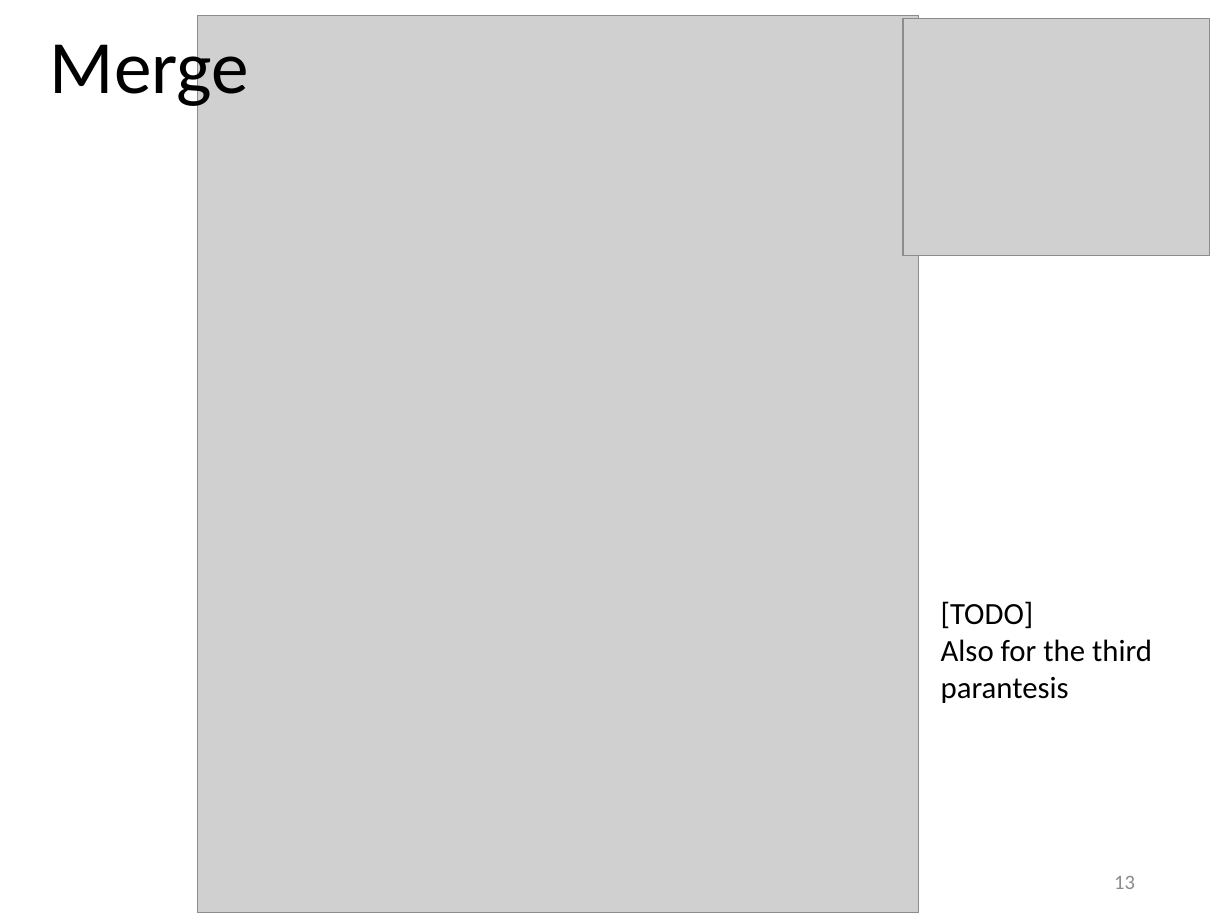
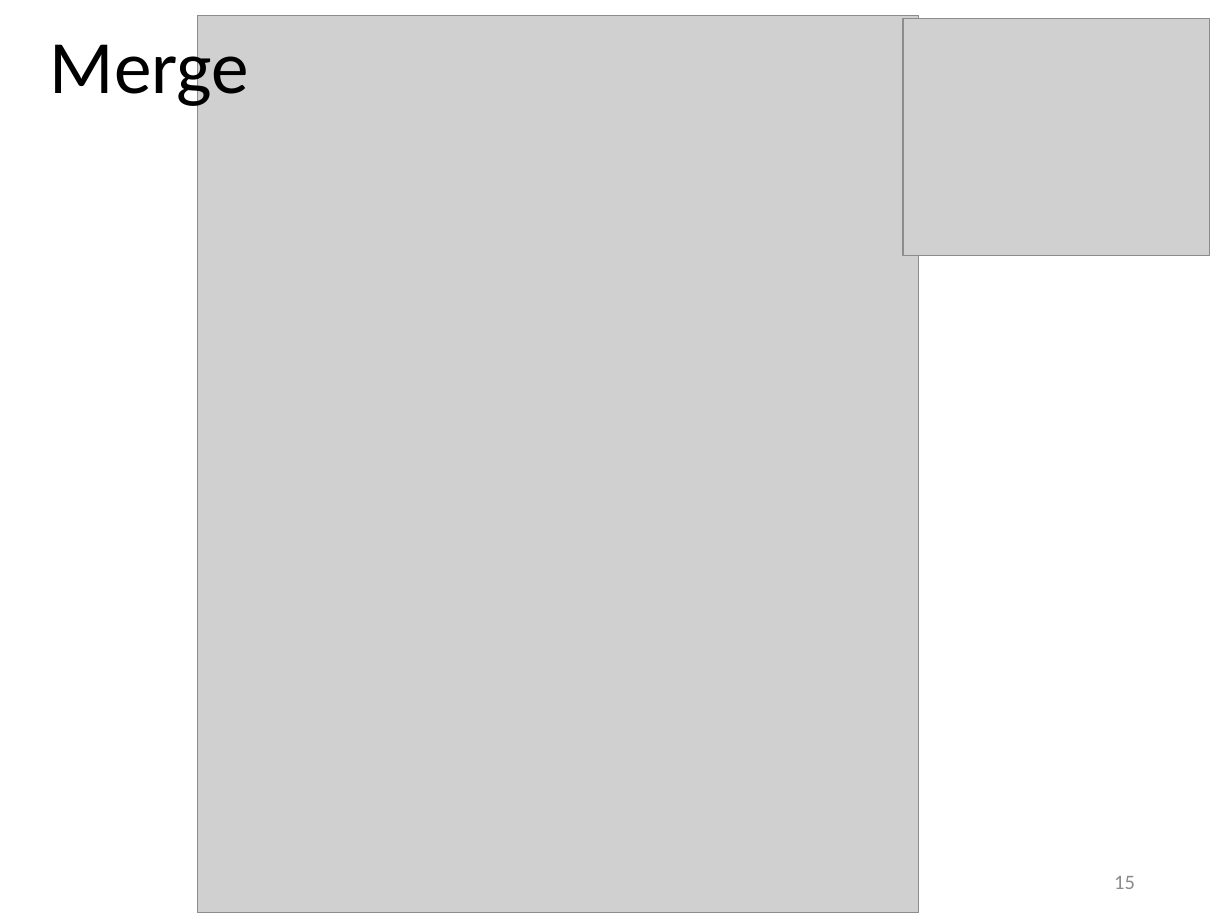
Before and after one commit to MatthiasDuerksen/Seminar_AlgCompressedGraphs, a slide deck: slide 15 of Talk/secondVersion/Talk_Duerksen_v2.pptx (slide 13 before the commit). Drawn at 1232x924 pixels with LibreOffice and Linux fonts; fonts in the diff are those of the drawing; grey boxes stand for pictures. Boxes give left, top, right and bottom in pixels: in the first picture for what was removed or moved away, otherwise in the second. Text is boxed around its words. In the diff, an @@ line names an element or a change of style, - is before the commit and + after.

```diff
--- a/Talk/secondVersion/Talk_Duerksen_v2.pptx
+++ b/Talk/secondVersion/Talk_Duerksen_v2.pptx
@@ text removed at bbox=[941, 601, 1152, 703] @@
-[TODO]
-Also for the third parantesis
@@ page number at bbox=[1114, 876, 1135, 889]: text changed @@
-13
+15
```
Also in this commit, not shown: 13 other slides changed, 3 slides added, 34 other files.
